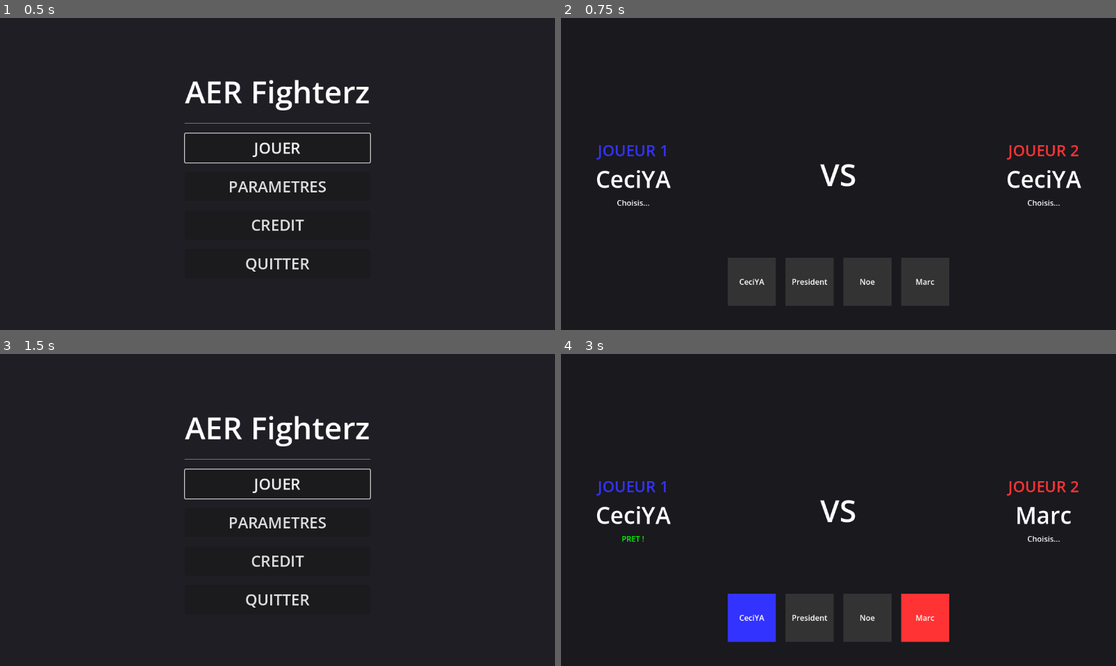
Above: before the commit, frames 1-4 (two rows, left to right).
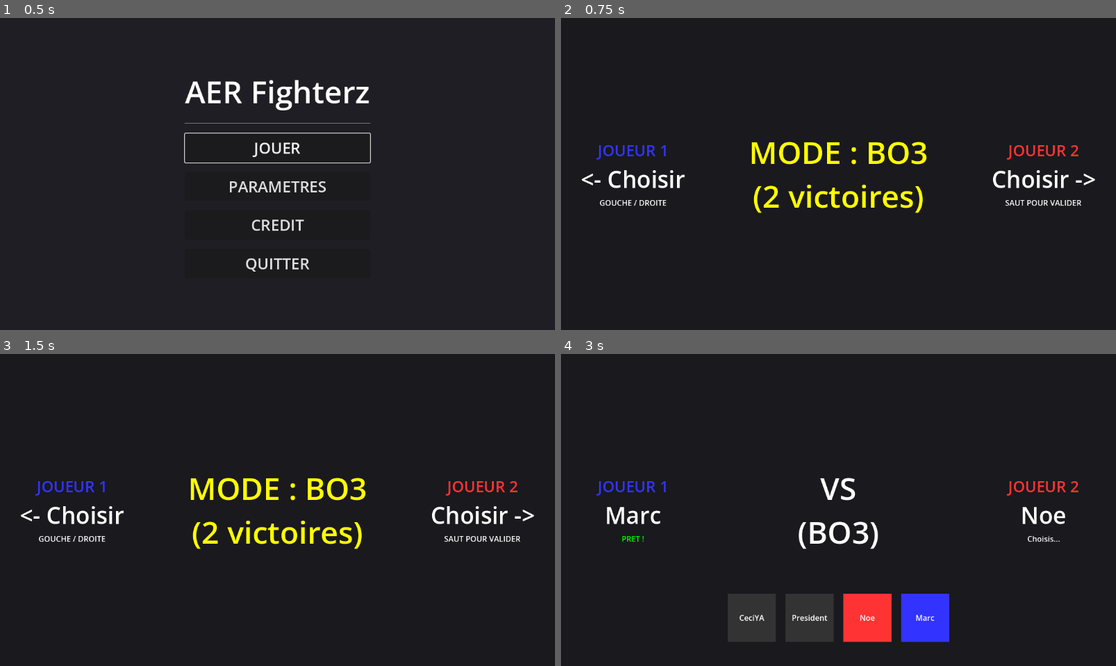
Above: after the commit, the same moments.

Repository: Alexnex31/Game-JAM-epitech
Game: Godot game, scene res://src/scenes/MainMenu.tscn
Same seed, same stepped clock (60 frames per second), same inputs: the game is played once before the commit and once after it. The engine's default icon, where the game draws it, is replaced by a stand-in: a white triangle on a blue panel in a dark square.
Inputs (mouse positions are in pixels of both pictures, inside the frame that each line leads up to):
- Up to frame 1 (0.5 s): no input
- Up to frame 2 (0.75 s): click "JOUER" at 0.5 s
- Up to frame 3 (1.5 s): tap Enter (jump_2) at 1.25 s; hold D (move_right_1) from 1.28 s (still down); hold / (attack_ultimate_1) from 1.28 s (still down)
- Up to frame 4 (3 s): tap Space (jump_1) at 1.52, 1.82, 2.75 s; tap Left (move_left_2) at 1.55, 2.85 s; release D (move_right_1) at 2 s; release / (attack_ultimate_1) at 2 s; click (838, 485) at 2 s, where only the run before the commit has a clickable "JOUER"; hold D (move_right_1) from 2.78 s (still down)

Frame 1 is identical in both runs. In frame 2, 8.6% of the frame differs, in the area x 3-97%, y 39-93%; in frame 3, 5.4%; in frame 4, 5.8%.

Commit message:
ADD: BO3 & BO5 & centralisation dans area.gd

Diff:
--- a/fighting-game/scripts/GameManager.gd
+++ b/fighting-game/scripts/GameManager.gd
@@ -3,3 +3,6 @@
 # Ces variables stockeront les scènes (PackedScene) choisies par les joueurs
 var p1_char_scene: PackedScene
 var p2_char_scene: PackedScene
+
+# Nombre de manches pour gagner (2 pour BO3, 3 pour BO5)
+var wins_to_victory: int = 2
--- a/fighting-game/scripts/area.gd
+++ b/fighting-game/scripts/area.gd
@@ -119,7 +119,7 @@
 	p1.set_physics_process(false)
 	p2.set_physics_process(false)
 
-	if p1_wins >= WINS_TO_VICTORY or p2_wins >= WINS_TO_VICTORY:
+	if p1_wins >= GameManager.wins_to_victory or p2_wins >= GameManager.wins_to_victory:
 		show_final_victory(winner_id)
 	else:
 		# Petite pause avant la prochaine manche
--- a/fighting-game/src/scripts/CharacterSelect.gd
+++ b/fighting-game/src/scripts/CharacterSelect.gd
@@ -23,6 +23,10 @@
 var p1_ready = false
 var p2_ready = false
 
+enum State {SELECT_MODE, SELECT_CHAR}
+var current_state = State.SELECT_MODE
+var mode_bo5 = false # false = BO3 (2 wins), true = BO5 (3 wins)
+
 var p1_last_move = 0.0
 var p2_last_move = 0.0
 const MOVE_DELAY = 150 # millisecondes
@@ -30,6 +34,7 @@
 func _ready():
 	setup_grid()
 	update_selection_ui()
+	char_grid.visible = false
 
 func setup_grid():
 	# On vide la grille existante
@@ -59,13 +64,19 @@
 func _input(event):
 	var current_time = Time.get_ticks_msec()
 
+	if current_state == State.SELECT_MODE:
+		handle_mode_selection(event)
+		return
+
 	# Gestion Joueur 1
 	if event.is_action_pressed("attack_ultimate_1"): # Bouton B
 		if p1_ready:
 			p1_ready = false
 			update_selection_ui()
 		else:
-			get_tree().change_scene_to_file("res://src/scenes/MainMenu.tscn")
+			current_state = State.SELECT_MODE
+			char_grid.visible = false
+			update_selection_ui()
 			return
 
 	if not p1_ready:
@@ -108,7 +119,35 @@
 	if p1_ready and p2_ready:
 		start_game()
 
+func handle_mode_selection(event):
+	if event.is_action_pressed("move_left_1") or event.is_action_pressed("move_right_1") or \
+	   event.is_action_pressed("move_left_2") or event.is_action_pressed("move_right_2"):
+		mode_bo5 = !mode_bo5
+		update_selection_ui()
+
+	if event.is_action_pressed("jump_1") or event.is_action_pressed("jump_2"):
+		GameManager.wins_to_victory = 3 if mode_bo5 else 2
+		current_state = State.SELECT_CHAR
+		char_grid.visible = true
+		update_selection_ui()
+
+	if event.is_action_pressed("attack_ultimate_1") or event.is_action_pressed("attack_ultimate_2"):
+		get_tree().change_scene_to_file("res://src/scenes/MainMenu.tscn")
+
 func update_selection_ui():
+	if current_state == State.SELECT_MODE:
+		$HBoxContainer/VS.text = "MODE : BO5\n(3 victoires)" if mode_bo5 else "MODE : BO3\n(2 victoires)"
+		$HBoxContainer/VS.modulate = Color.YELLOW
+		p1_preview.text = "<- Choisir"
+		p2_preview.text = "Choisir ->"
+		p1_status.text = "GOUCHE / DROITE"
+		p2_status.text = "SAUT POUR VALIDER"
+		p1_status.modulate = Color.WHITE
+		p2_status.modulate = Color.WHITE
+		return
+
+	$HBoxContainer/VS.text = "VS\n(BO5)" if mode_bo5 else "VS\n(BO3)"
+	$HBoxContainer/VS.modulate = Color.WHITE
 	# On met à jour les bordures/couleurs des cases dans la grille
 	for i in range(char_grid.get_child_count()):
 		var slot = char_grid.get_child(i)
@@ -141,9 +180,6 @@
 	return char4_stand
 
 func start_game():
-	# Ici on devrait stocker les choix dans un Singleton ou passer par des arguments
-	# Pour l'instant on lance juste l'arène
 	GameManager.p1_char_scene = get_character_scene(p1_index)
 	GameManager.p2_char_scene = get_character_scene(p2_index)
-	print("Lancement du combat: ", characters[p1_index]["name"], " VS ", characters[p2_index]["name"])
 	get_tree().change_scene_to_file("res://src/scenes/brouillon_arena.tscn")
